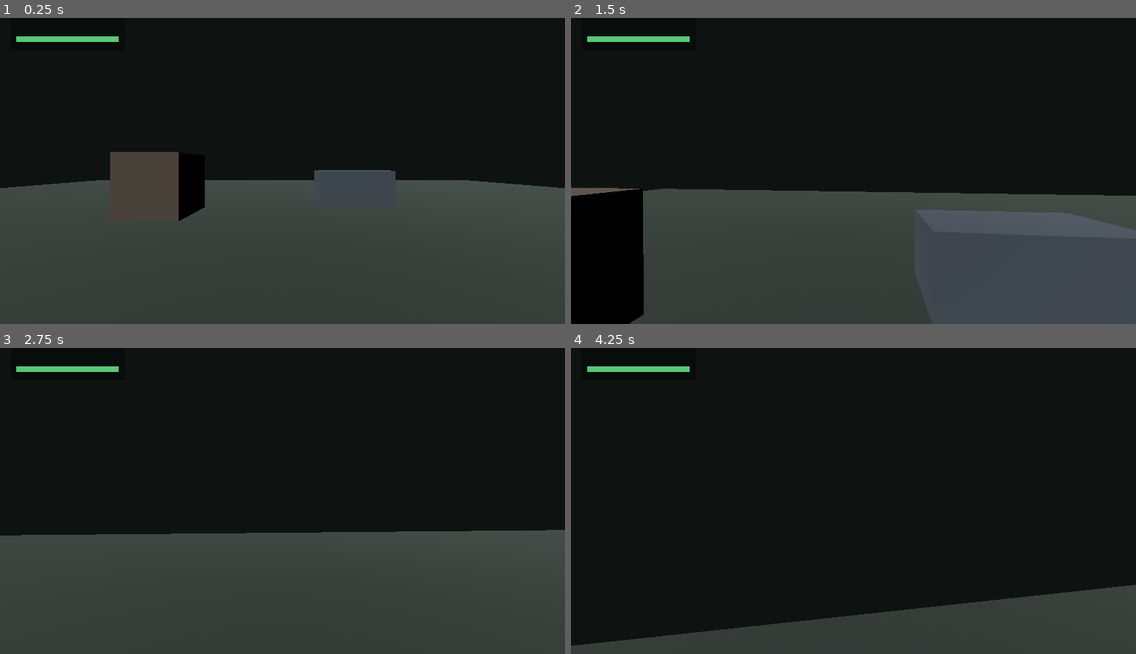
Above: before the commit, frames 1-4 (two rows, left to right).
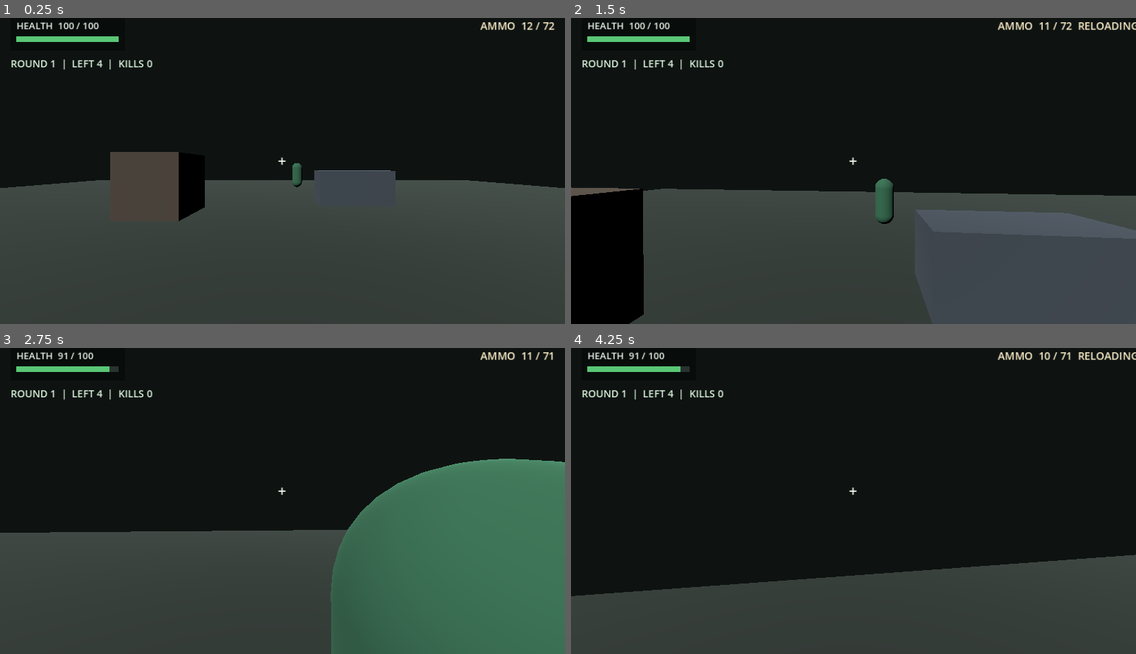
Above: after the commit, the same moments.

Repository: briflyguy87r347/The-next-infection-
Game: Godot game, scene res://scenes/main.tscn
Same seed, same stepped clock (60 frames per second), same inputs: the game is played once before the commit and once after it.
Inputs (mouse positions are in pixels of both pictures, inside the frame that each line leads up to):
- Up to frame 1 (0.25 s): no input
- Up to frame 2 (1.5 s): tap Enter at 0.5 s; move the mouse to (881, 164) at 0.52 s; hold Shift (sprint) 0.53-1.28 s; hold W (move_forward) from 0.53 s (still down); click (881, 164) at 0.67 s; tap Space (jump) at 0.77, 1.07 s; tap R at 0.8, 1.35 s; move the mouse to (825, 167) at 1.27 s; click (825, 167) at 1.42 s
- Up to frame 3 (2.75 s): keep holding W (move_forward); tap Space (jump) at 1.52, 1.55, 1.82, 2.1 s; move the mouse to (293, 488) at 2.02 s; hold Shift (sprint) from 2.03 s (still down); click (293, 488) at 2.17 s
- Up to frame 4 (4.25 s): keep holding W (move_forward); move the mouse to (847, 501) at 2.77 s; release Shift (sprint) at 2.78 s; tap Shift (sprint) at 2.85 s; click (847, 501) at 2.92 s; tap Space (jump) at 3.02, 3.32, 3.77, 3.8, 4.07 s; tap R at 3.05, 3.6 s; move the mouse to (893, 497) at 3.52 s; click (893, 497) at 3.67 s

The runs differ from the first frame. In frame 1, 0.8% of the frame differs, in the area x 2-99%, y 1-56%; in frame 2, 1.2%; in frame 3, 25%, in the area x 0-100%, y 1-100%; in frame 4, 14%.
Error before the commit: Invalid access to property or key 'max_health' on a base object of type 'CharacterBody3D (FirstPersonPlayer)'. (res://scripts/main.gd:62)

Commit message:
Add Outbreak Zero Module 003 zombie combat

Diff:
--- /dev/null
+++ b/scenes/zombie.tscn
@@ -0,0 +1,22 @@
+[gd_scene load_steps=4 format=3]
+
+[ext_resource type="Script" path="res://scripts/zombie.gd" id="1"]
+
+[sub_resource type="CapsuleShape3D" id="CapsuleShape_zombie"]
+radius = 0.37
+height = 1.8
+
+[sub_resource type="CapsuleMesh" id="CapsuleMesh_zombie"]
+radius = 0.37
+height = 1.8
+
+[node name="Zombie" type="CharacterBody3D"]
+script = ExtResource("1")
+
+[node name="CollisionShape3D" type="CollisionShape3D" parent="."]
+position = Vector3(0, 0.9, 0)
+shape = SubResource("CapsuleShape_zombie")
+
+[node name="Body" type="MeshInstance3D" parent="."]
+position = Vector3(0, 0.9, 0)
+mesh = SubResource("CapsuleMesh_zombie")
--- /dev/null
+++ b/scripts/combat_director.gd
@@ -0,0 +1,247 @@
+class_name CombatDirector
+extends Node3D
+
+# Module 003: independent combat system; it does not change the player movement script.
+const ZOMBIE_SCENE: PackedScene = preload("res://scenes/zombie.tscn")
+const MAGAZINE_SIZE: int = 12
+const STARTING_RESERVE: int = 72
+const AMMO_PER_CLEARED_WAVE: int = 36
+const SHOT_DAMAGE: int = 34
+const SHOT_RANGE: float = 80.0
+const FIRE_INTERVAL: float = 0.23
+const RELOAD_SECONDS: float = 1.35
+const BETWEEN_WAVES: float = 3.0
+const MAX_ZOMBIES_PER_WAVE: int = 16
+
+var player: FirstPersonPlayer
+var hud: TouchHUD
+
+var _wave: int = 0
+var _alive: int = 0
+var _kills: int = 0
+var _loaded: int = MAGAZINE_SIZE
+var _reserve: int = STARTING_RESERVE
+var _fire_timer: float = 0.0
+var _reload_timer: float = 0.0
+var _reloading: bool = false
+var _mobile_firing: bool = false
+var _pending_fire: bool = false
+var _game_running: bool = true
+var _next_wave_timer: Timer
+var _ammo_label: Label
+var _wave_label: Label
+var _crosshair: Label
+var _game_over_label: Label
+
+
+func _ready() -> void:
+	if not is_instance_valid(player) or not is_instance_valid(hud):
+		push_error("CombatDirector requires an existing player and touch HUD")
+		set_process(false)
+		return
+
+	hud.fire_changed.connect(_set_mobile_firing)
+	hud.reload_pressed.connect(_begin_reload)
+	_build_combat_overlay()
+
+	_next_wave_timer = Timer.new()
+	_next_wave_timer.name = "WaveDelay"
+	_next_wave_timer.one_shot = true
+	_next_wave_timer.wait_time = BETWEEN_WAVES
+	add_child(_next_wave_timer)
+	_next_wave_timer.timeout.connect(_start_wave)
+	_start_wave()
+
+
+# Godot physics queries must run on the physics tick, not the render/input tick.
+func _physics_process(delta: float) -> void:
+	if not _game_running:
+		return
+	_fire_timer = maxf(0.0, _fire_timer - delta)
+	if _reloading:
+		_reload_timer -= delta
+		if _reload_timer <= 0.0:
+			_finish_reload()
+
+	var desktop_fire: bool = not OS.has_feature("mobile") and Input.mouse_mode == Input.MOUSE_MODE_CAPTURED and Input.is_mouse_button_pressed(MOUSE_BUTTON_LEFT)
+	if _pending_fire or _mobile_firing or desktop_fire:
+		_pending_fire = false
+		_fire_weapon()
+
+
+func _input(event: InputEvent) -> void:
+	if not _game_running:
+		return
+	if event is InputEventKey and event.pressed and not event.echo and event.physical_keycode == KEY_R:
+		_begin_reload()
+
+
+func _set_mobile_firing(active: bool) -> void:
+	_mobile_firing = active
+	if active:
+		_pending_fire = true
+
+
+func _fire_weapon() -> void:
+	if not _game_running or _reloading or _fire_timer > 0.0:
+		return
+	if _loaded <= 0:
+		_begin_reload()
+		return
+
+	_fire_timer = FIRE_INTERVAL
+	_loaded -= 1
+	_update_ammo_label()
+
+	var camera: Camera3D = player.get_node_or_null("CameraPivot/Camera3D") as Camera3D
+	if not is_instance_valid(camera):
+		return
+	var start: Vector3 = camera.global_position
+	var end: Vector3 = start - camera.global_transform.basis.z * SHOT_RANGE
+	var query := PhysicsRayQueryParameters3D.create(start, end)
+	query.exclude = [player.get_rid()]
+	var result: Dictionary = get_world_3d().direct_space_state.intersect_ray(query)
+	if result.has("collider"):
+		var hit_object: Object = result["collider"]
+		if hit_object is OutbreakZombie:
+			(hit_object as OutbreakZombie).take_damage(SHOT_DAMAGE)
+
+
+func _begin_reload() -> void:
+	if not _game_running or _reloading or _loaded >= MAGAZINE_SIZE or _reserve <= 0:
+		return
+	_reloading = true
+	_reload_timer = RELOAD_SECONDS
+	_update_ammo_label()
+
+
+func _finish_reload() -> void:
+	_reloading = false
+	var amount: int = mini(MAGAZINE_SIZE - _loaded, _reserve)
+	_loaded += amount
+	_reserve -= amount
+	_update_ammo_label()
+
+
+func _start_wave() -> void:
+	if not _game_running:
+		return
+	if _wave > 0:
+		# Reward enough reserve ammo for later waves (up to 16 zombies).
+		_reserve = mini(120, _reserve + AMMO_PER_CLEARED_WAVE)
+		_update_ammo_label()
+	_wave += 1
+	var count: int = mini(2 + _wave * 2, MAX_ZOMBIES_PER_WAVE)
+	_alive = 0
+	for i in range(count):
+		var zombie := ZOMBIE_SCENE.instantiate() as OutbreakZombie
+		if zombie == null:
+			push_error("Zombie scene could not be instantiated")
+			continue
+		var angle: float = TAU * float(i) / float(count) + randf_range(-0.18, 0.18)
+		var radius: float = randf_range(11.0, 16.0)
+		zombie.position = Vector3(
+			player.position.x + cos(angle) * radius,
+			0.0,
+			player.position.z + sin(angle) * radius
+		)
+		zombie.target = player
+		zombie.defeated.connect(_on_zombie_defeated.bind(zombie))
+		zombie.attack_landed.connect(_damage_player)
+		add_child(zombie)
+		_alive += 1
+	_update_wave_label()
+
+
+func _on_zombie_defeated(_zombie: OutbreakZombie) -> void:
+	if not _game_running:
+		return
+	_alive = maxi(0, _alive - 1)
+	_kills += 1
+	_update_wave_label()
+	if _alive == 0:
+		_next_wave_timer.start()
+
+
+func _damage_player(amount: int) -> void:
+	if not _game_running or not is_instance_valid(player):
+		return
+	player.health = maxi(0, player.health - maxi(amount, 0))
+	player.health_changed.emit(player.health, player.maximum_health)
+	if player.health == 0:
+		_game_running = false
+		_mobile_firing = false
+		_next_wave_timer.stop()
+		_game_over_label.visible = true
+		_restart_after_death()
+
+
+func _restart_after_death() -> void:
+	await get_tree().create_timer(3.0).timeout
+	get_tree().reload_current_scene()
+
+
+func _build_combat_overlay() -> void:
+	var layer := CanvasLayer.new()
+	layer.name = "CombatOverlay"
+	layer.layer = 2
+	add_child(layer)
+
+	var overlay := Control.new()
+	overlay.name = "CombatLabels"
+	overlay.set_anchors_and_offsets_preset(Control.PRESET_FULL_RECT)
+	overlay.mouse_filter = Control.MOUSE_FILTER_IGNORE
+	layer.add_child(overlay)
+
+	_ammo_label = _make_label(18, Color(1.0, 0.94, 0.79))
+	_wave_label = _make_label(17, Color(0.86, 0.96, 0.86))
+	_crosshair = _make_label(25, Color(0.95, 0.98, 0.93))
+	_game_over_label = _make_label(30, Color(1.0, 0.65, 0.56))
+	_crosshair.text = "+"
+	_crosshair.horizontal_alignment = HORIZONTAL_ALIGNMENT_CENTER
+	_game_over_label.horizontal_alignment = HORIZONTAL_ALIGNMENT_CENTER
+	_game_over_label.text = "YOU WERE OVERWHELMED\nRestarting..."
+	_game_over_label.visible = false
+
+	for label in [_ammo_label, _wave_label, _crosshair, _game_over_label]:
+		overlay.add_child(label)
+	get_viewport().size_changed.connect(_layout_overlay)
+	_layout_overlay()
+	_update_ammo_label()
+	_update_wave_label()
+
+
+func _make_label(font_size: int, font_color: Color) -> Label:
+	var label := Label.new()
+	label.add_theme_font_size_override("font_size", font_size)
+	label.add_theme_color_override("font_color", font_color)
+	label.mouse_filter = Control.MOUSE_FILTER_IGNORE
+	return label
+
+
+func _layout_overlay() -> void:
+	if not is_instance_valid(_ammo_label):
+		return
+	var size: Vector2 = get_viewport().get_visible_rect().size
+	_ammo_label.position = Vector2(size.x - 235.0, 20.0)
+	_ammo_label.size = Vector2(218.0, 64.0)
+	_ammo_label.horizontal_alignment = HORIZONTAL_ALIGNMENT_RIGHT
+	_wave_label.position = Vector2(18.0, 85.0)
+	_wave_label.size = Vector2(260.0, 48.0)
+	_crosshair.position = Vector2(size.x * 0.5 - 24.0, size.y * 0.5 - 26.0)
+	_crosshair.size = Vector2(48.0, 48.0)
+	_game_over_label.position = Vector2(size.x * 0.5 - 240.0, size.y * 0.30)
+	_game_over_label.size = Vector2(480.0, 110.0)
+
+
+func _update_ammo_label() -> void:
+	if not is_instance_valid(_ammo_label):
+		return
+	var suffix: String = "  RELOADING" if _reloading else ""
+	_ammo_label.text = "AMMO  %d / %d%s" % [_loaded, _reserve, suffix]
+
+
+func _update_wave_label() -> void:
+	if not is_instance_valid(_wave_label):
+		return
+	_wave_label.text = "ROUND %d  |  LEFT %d  |  KILLS %d" % [_wave, _alive, _kills]
--- a/scripts/hud.gd
+++ b/scripts/hud.gd
@@ -5,6 +5,8 @@
 signal look_changed(relative_motion: Vector2)
 signal jump_pressed
 signal sprint_changed(active: bool)
+signal fire_changed(active: bool)
+signal reload_pressed
 
 const JOYSTICK_COLOR := Color(0.12, 0.16, 0.18, 0.62)
 const THUMB_COLOR := Color(0.68, 0.76, 0.72, 0.82)
@@ -18,6 +20,8 @@
 var _joystick_thumb: Panel
 var _jump_button: Panel
 var _sprint_button: Panel
+var _fire_button: Panel
+var _reload_button: Panel
 var _touch_controls_visible: bool = false
 var _joystick_center: Vector2 = Vector2.ZERO
 var _joystick_radius: float = 0.0
@@ -80,14 +84,20 @@
 	_joystick_thumb = _make_disc(THUMB_COLOR, Color(0.9, 0.96, 0.92, 0.92))
 	_jump_button = _make_disc(BUTTON_COLOR, BUTTON_BORDER)
 	_sprint_button = _make_disc(BUTTON_COLOR, BUTTON_BORDER)
+	_fire_button = _make_disc(Color(0.43, 0.16, 0.14, 0.85), BUTTON_BORDER)
+	_reload_button = _make_disc(BUTTON_COLOR, BUTTON_BORDER)
 	_overlay.add_child(_joystick_base)
 	_overlay.add_child(_joystick_thumb)
 	_overlay.add_child(_jump_button)
 	_overlay.add_child(_sprint_button)
+	_overlay.add_child(_fire_button)
+	_overlay.add_child(_reload_button)
 	_add_button_label(_jump_button, "JUMP")
 	_add_button_label(_sprint_button, "SPRINT")
-
-	for control in [_joystick_base, _joystick_thumb, _jump_button, _sprint_button]:
+	_add_button_label(_fire_button, "FIRE")
+	_add_button_label(_reload_button, "RELOAD")
+
+	for control in [_joystick_base, _joystick_thumb, _jump_button, _sprint_button, _fire_button, _reload_button]:
 		control.visible = _touch_controls_visible
 
 
@@ -104,6 +114,8 @@
 	_set_disc_layout(_joystick_thumb, _joystick_center, _joystick_radius * 0.35)
 	_set_disc_layout(_jump_button, Vector2(viewport_size.x * 0.88, viewport_size.y * 0.70), button_radius)
 	_set_disc_layout(_sprint_button, Vector2(viewport_size.x * 0.88, viewport_size.y * 0.88), button_radius)
+	_set_disc_layout(_fire_button, Vector2(viewport_size.x * 0.70, viewport_size.y * 0.73), button_radius * 1.1)
+	_set_disc_layout(_reload_button, Vector2(viewport_size.x * 0.70, viewport_size.y * 0.91), button_radius * 0.80)
 
 
 func _input(event: InputEvent) -> void:
@@ -132,6 +144,14 @@
 		_touch_roles[index] = "sprint"
 		sprint_changed.emit(true)
 		return true
+	if _fire_button.visible and _fire_button.get_global_rect().has_point(position):
+		_touch_roles[index] = "fire"
+		fire_changed.emit(true)
+		return true
+	if _reload_button.visible and _reload_button.get_global_rect().has_point(position):
+		_touch_roles[index] = "reload"
+		reload_pressed.emit()
+		return true
 	if position.x >= get_viewport().get_visible_rect().size.x * 0.5:
 		_touch_roles[index] = "look"
 		return true
@@ -149,6 +169,8 @@
 			_set_disc_layout(_joystick_thumb, _joystick_center, _joystick_radius * 0.35)
 		"sprint":
 			sprint_changed.emit(false)
+		"fire":
+			fire_changed.emit(false)
 	return true
 
 
--- a/scripts/main.gd
+++ b/scripts/main.gd
@@ -19,12 +19,14 @@
 	ground.position.y = -0.5
 
 	var ground_shape := CollisionShape3D.new()
+	ground_shape.name = "GroundCollision"
 	var ground_box := BoxShape3D.new()
 	ground_box.size = Vector3(40.0, 1.0, 40.0)
 	ground_shape.shape = ground_box
 	ground.add_child(ground_shape)
 
 	var ground_mesh := MeshInstance3D.new()
+	ground_mesh.name = "GroundVisual"
 	var ground_box_mesh := BoxMesh.new()
 	ground_box_mesh.size = ground_box.size
 	ground_mesh.mesh = ground_box_mesh
@@ -59,7 +61,12 @@
 	hud.jump_pressed.connect(player.request_jump)
 	hud.sprint_changed.connect(player.set_mobile_sprinting)
 	player.health_changed.connect(hud.set_health)
-	hud.set_health(player.health, player.max_health)
+	hud.set_health(player.health, player.maximum_health)
+	var combat := CombatDirector.new()
+	combat.name = "CombatDirector"
+	combat.player = player
+	combat.hud = hud
+	add_child(combat)
 
 
 func _create_obstacle(ground_position: Vector3, size: Vector3, color: Color) -> void:
@@ -67,12 +74,14 @@
 	obstacle.position = Vector3(ground_position.x, size.y * 0.5, ground_position.z)
 
 	var collision := CollisionShape3D.new()
+	collision.name = "ObstacleCollision"
 	var shape := BoxShape3D.new()
 	shape.size = size
 	collision.shape = shape
 	obstacle.add_child(collision)
 
 	var mesh_instance := MeshInstance3D.new()
+	mesh_instance.name = "ObstacleVisual"
 	var mesh := BoxMesh.new()
 	mesh.size = size
 	mesh_instance.mesh = mesh
--- /dev/null
+++ b/scripts/zombie.gd
@@ -0,0 +1,74 @@
+class_name OutbreakZombie
+extends CharacterBody3D
+
+signal defeated
+signal attack_landed(damage: int)
+
+@export var maximum_health: int = 68
+@export var move_speed: float = 1.65
+@export var attack_damage: int = 9
+@export var attack_reach: float = 1.45
+@export var attack_cooldown: float = 1.2
+
+const GRAVITY: float = 9.8
+
+var target: FirstPersonPlayer
+var _health: int = 68
+var _attack_timer: float = 0.0
+var _defeated: bool = false
+
+
+func _ready() -> void:
+	_health = maximum_health
+	add_to_group("zombies")
+	var visual := $Body as MeshInstance3D
+	var material := StandardMaterial3D.new()
+	material.albedo_color = Color(0.22, 0.45, 0.33)
+	material.roughness = 1.0
+	visual.material_override = material
+
+
+func _physics_process(delta: float) -> void:
+	if _defeated or not is_instance_valid(target) or target.health <= 0:
+		velocity.x = move_toward(velocity.x, 0.0, delta * 8.0)
+		velocity.z = move_toward(velocity.z, 0.0, delta * 8.0)
+		if not is_on_floor():
+			velocity.y -= GRAVITY * delta
+		move_and_slide()
+		return
+
+	_attack_timer = maxf(_attack_timer - delta, 0.0)
+	var displacement: Vector3 = target.global_position - global_position
+	var horizontal: Vector3 = Vector3(displacement.x, 0.0, displacement.z)
+	var distance: float = horizontal.length()
+
+	if not is_on_floor():
+		velocity.y -= GRAVITY * delta
+	else:
+		velocity.y = 0.0
+
+	if distance > attack_reach:
+		var heading: Vector3 = horizontal.normalized()
+		velocity.x = move_toward(velocity.x, heading.x * move_speed, delta * 9.0)
+		velocity.z = move_toward(velocity.z, heading.z * move_speed, delta * 9.0)
+	else:
+		velocity.x = move_toward(velocity.x, 0.0, delta * 9.0)
+		velocity.z = move_toward(velocity.z, 0.0, delta * 9.0)
+
+	if distance > 0.05:
+		rotation.y = atan2(-horizontal.x, -horizontal.z)
+	move_and_slide()
+
+	if distance <= attack_reach and _attack_timer <= 0.0:
+		_attack_timer = attack_cooldown
+		attack_landed.emit(attack_damage)
+
+
+func take_damage(amount: int) -> void:
+	if _defeated or amount <= 0:
+		return
+	_health = maxi(0, _health - amount)
+	if _health == 0:
+		_defeated = true
+		defeated.emit()
+		queue_free()
Not shown, added: scripts/combat_director.gd.uid
Not shown, added: scripts/hud.gd.uid
Not shown, added: scripts/main.gd.uid
Not shown, added: scripts/player.gd.uid
Not shown, added: scripts/zombie.gd.uid
Not shown, added: docs/MODULE_003_INTEGRATION.md
